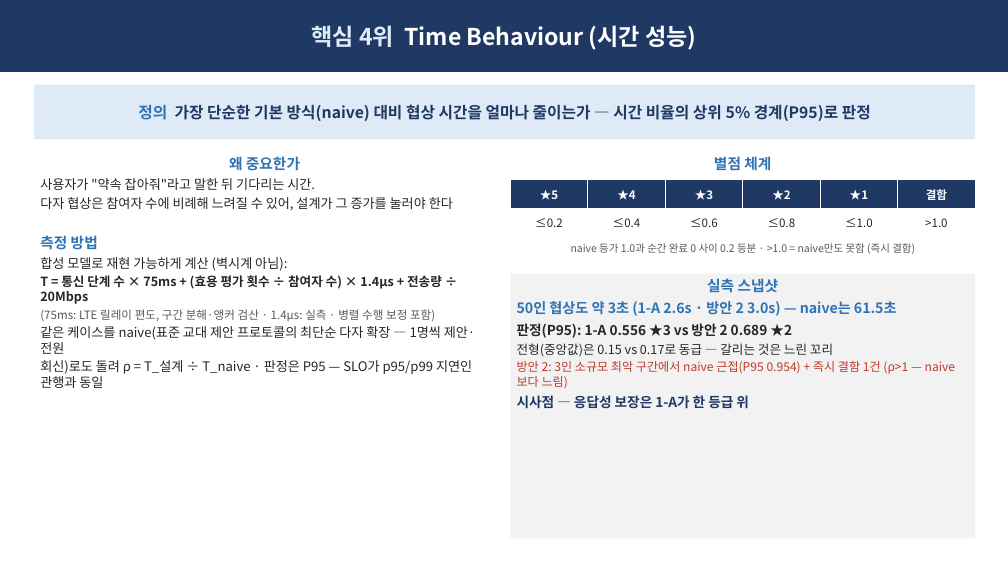
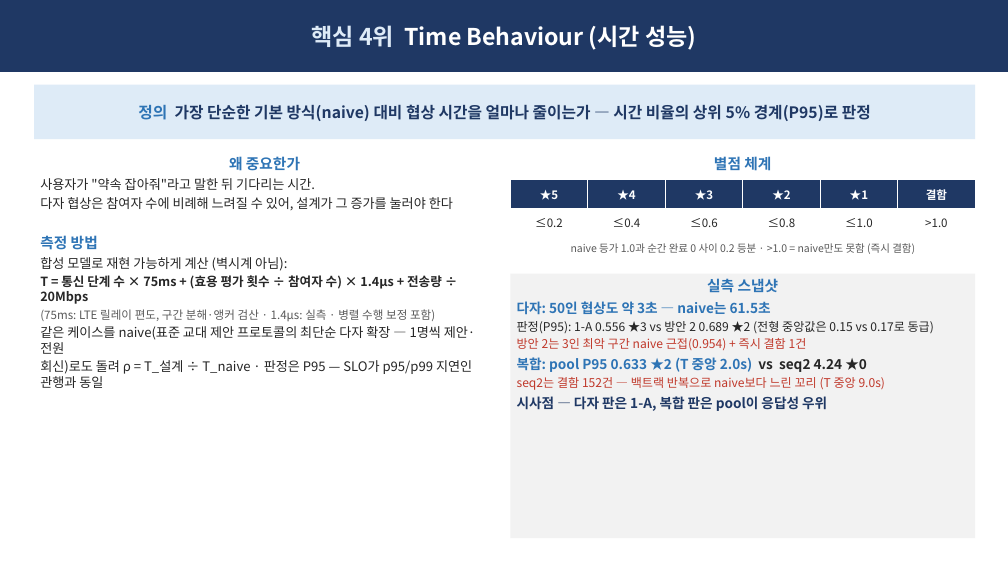
Before and after one commit to Sunwoo-Nam/architect-teamproject, a slide deck: slide 6 of docs/changbae/61-핵심QA-5종-임원-브리핑.pptx. Drawn at 1008x567 pixels with LibreOffice and Linux fonts; fonts in the diff are those of the drawing. Boxes give left, top, right and bottom in pixels: in the first picture for what was removed or moved away, otherwise in the second. Text is boxed around its words. In the diff, an @@ line names an element or a change of style, - is before the commit and + after.

```diff
--- a/docs/changbae/61-핵심QA-5종-임원-브리핑.pptx
+++ b/docs/changbae/61-핵심QA-5종-임원-브리핑.pptx
@@ text in rectangle at <box>517,301,934,411</box>: text changed; text colour #262626 to #C0392B; bold off @@
-50인 협상도 약 3초 (1-A 2.6s · 방안 2 3.0s) — naive는 61.5초
-판정(P95): 1-A 0.556 ★3 vs 방안 2 0.689 ★2
-전형(중앙값)은 0.15 vs 0.17로 동급 — 갈리는 것은 느린 꼬리
-방안 2: 3인 소규모 최악 구간에서 naive 근접(P95 0.954) + 즉시 결함 1건 (ρ>1 — naive보다 느림)
-시사점 — 응답성 보장은 1-A가 한 등급 위
+다자: 50인 협상도 약 3초 — naive는 61.5초
+판정(P95): 1-A 0.556 ★3 vs 방안 2 0.689 ★2 (전형 중앙값은 0.15 vs 0.17로 동급)
+방안 2는 3인 최악 구간 naive 근접(0.954) + 즉시 결함 1건
+복합: pool P95 0.633 ★2 (T 중앙 2.0s) vs seq2 4.24 ★0
+seq2는 결함 152건 — 백트랙 반복으로 naive보다 느린 꼬리 (T 중앙 9.0s)
+시사점 — 다자 판은 1-A, 복합 판은 pool이 응답성 우위
```
Also in this commit, not shown: 6 other slides changed, 1 other file.
